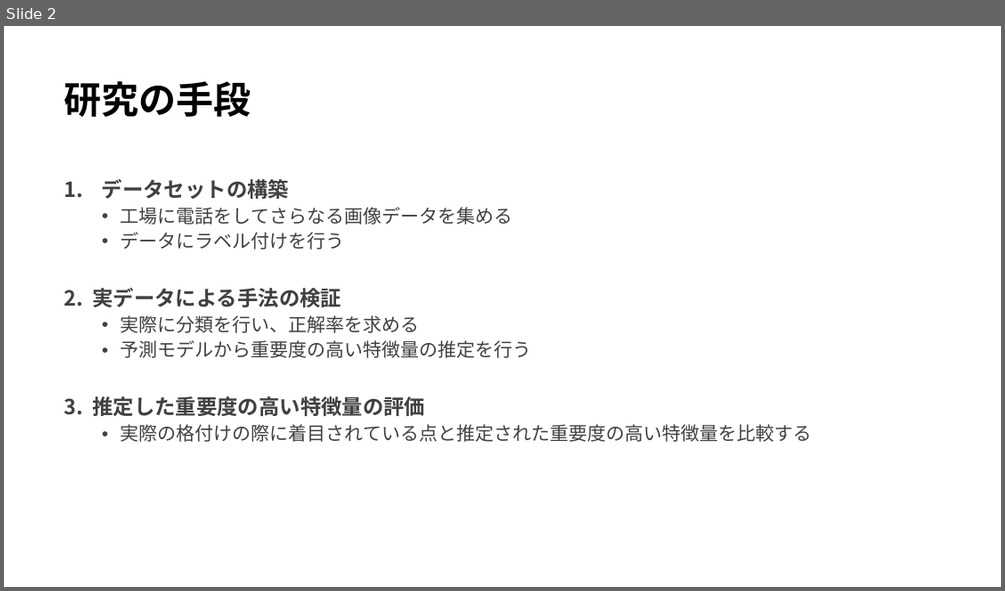
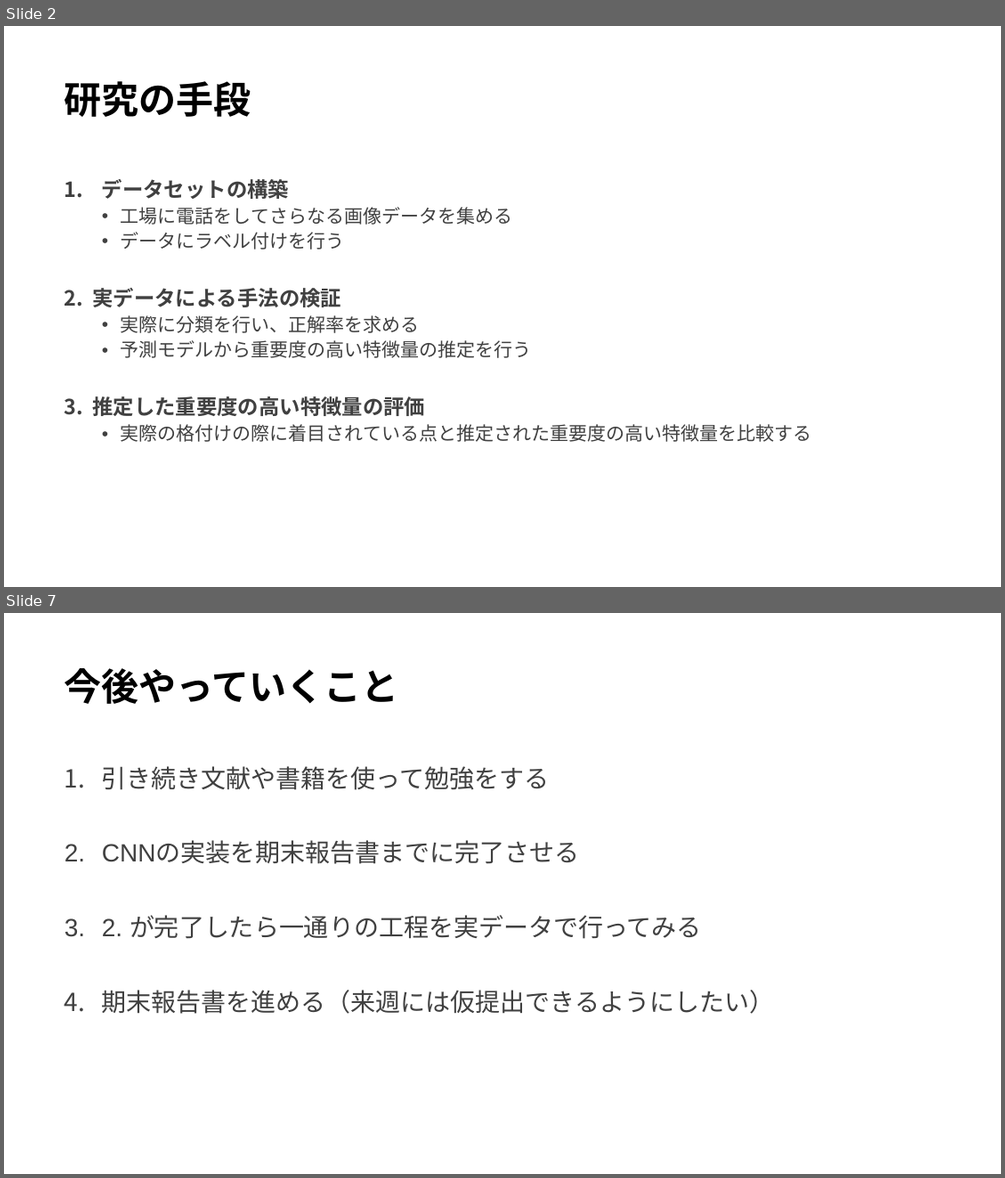
Before and after one commit to Harrry1206/-Graduation-research2, a slide deck: 夏休みにやること.pptx. Shown one above the other, each under a label of ours: slide 2 before the commit, slides 2 and 7 after it; the slides between them are not shown. The pictures are 1005x591 and 1005x1178 pixels, drawn with LibreOffice and Linux fonts; fonts in the diff are those of the drawing. Boxes give left, top, right and bottom in pixels: in the first picture for what was removed or moved away, otherwise in the second. Text is boxed around its words. In the diff, an @@ line names an element or a change of style, - is before the commit and + after.

```diff
--- a/夏休みにやること.pptx
+++ b/夏休みにやること.pptx
@@ slide 7 added at box(4, 613, 1001, 1174), background #FFFFFF @@
@@ title added at box(65, 668, 399, 704), 36 pt, text #000000, bold @@
+今後やっていくこと
@@ text added at box(102, 766, 774, 1013), 24 pt, text #404040 @@
+1. 引き続き文献や書籍を使って勉強をする
+2. CNNの実装を期末報告書までに完了させる
+3. 2. が完了したら一通りの工程を実データで行ってみる
+4. 期末報告書を進める（来週には仮提出できるようにしたい）
```
Also in this commit, not shown: 1 slide changed, 3 other slides added.
